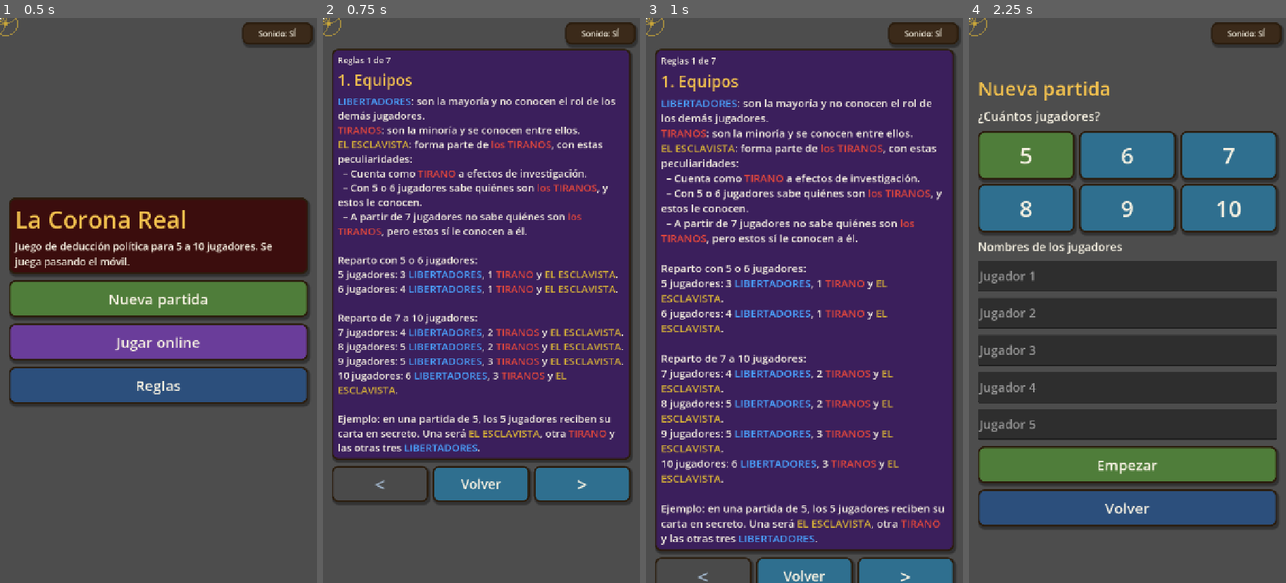
Above: before the commit, frames 1-4 (left to right).
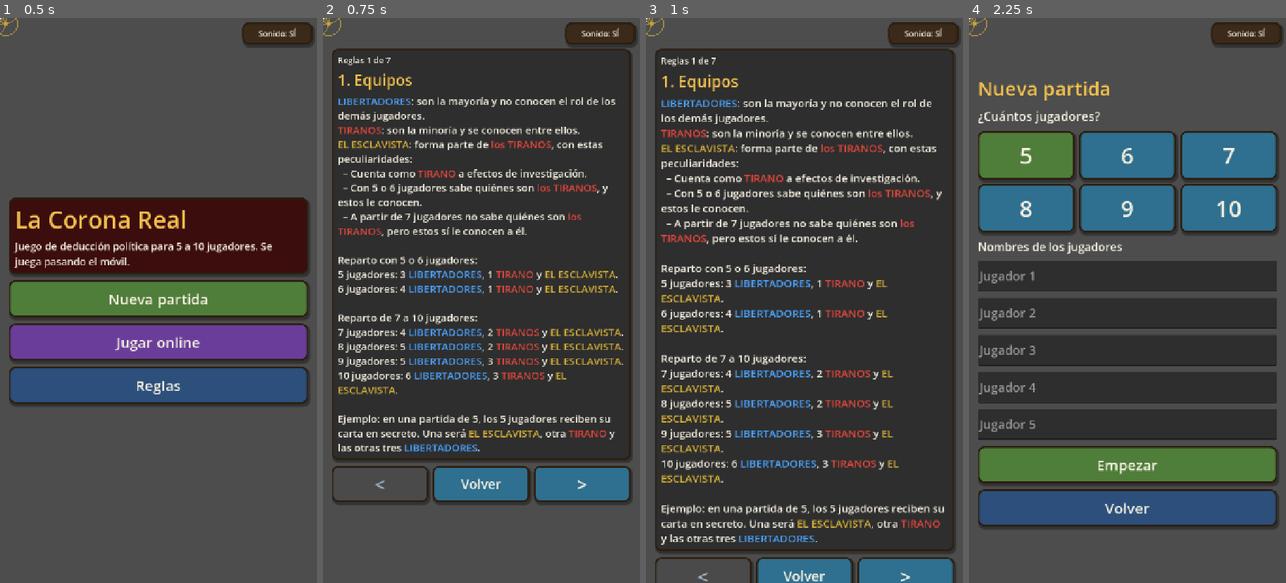
Above: after the commit, the same moments.

Repository: RafaValentin17/El-Lider-Secreto
Game: Godot game, scene res://main.tscn
Same seed, same stepped clock (60 frames per second), same inputs: the game is played once before the commit and once after it.
Inputs:
- Up to frame 1 (0.5 s): no input
- Up to frame 2 (0.75 s): click "Reglas" at 0.5 s
- Up to frame 3 (1 s): no input
- Up to frame 4 (2.25 s): click "Volver" at 1.25 s; click "Nueva partida" at 2 s

Frame 1 is identical in both runs. In frame 2, 61% of the frame differs, in the area x 3-97%, y 5-78%; in frame 3, 76%, in the area x 3-97%, y 5-94%; in frame 4, nothing differs.

Commit message:
Reglas: fondo gris oscuro
Co-Authored-By: Claude Haiku 5.5 <noreply@anthropic.com>
Claude-Session: https://claude.ai/code/session_017LDfjcydiVQ5HAJ8RkrvM8

Diff:
--- a/scripts/main.gd
+++ b/scripts/main.gd
@@ -10,6 +10,7 @@
 const NAVY := Color("#33413a")
 const GREEN := Color("#4f7d3a")
 const GREY := Color("#4a4a5e")
+const RULES_BG := Color("#2e2e2e")  # gris oscuro de las reglas
 const INK := Color("#2b1d0e")
 const TXT := 1.3  # factor de tamaño para textos legibles en móvil
 
@@ -300,7 +301,7 @@
 	var secs: Array = Txt.RULE_SECTIONS
 	rules_page = clampi(page, 0, secs.size() - 1)
 	var sec: Dictionary = secs[rules_page]
-	_begin_panel(Color(sec["color"]))
+	_begin_panel(RULES_BG)
 	_lbl("Reglas %d de %d" % [rules_page + 1, secs.size()], 16, CREAM)
 	_lbl(sec["title"], 28, GOLD)
 	var rt := RichTextLabel.new()
